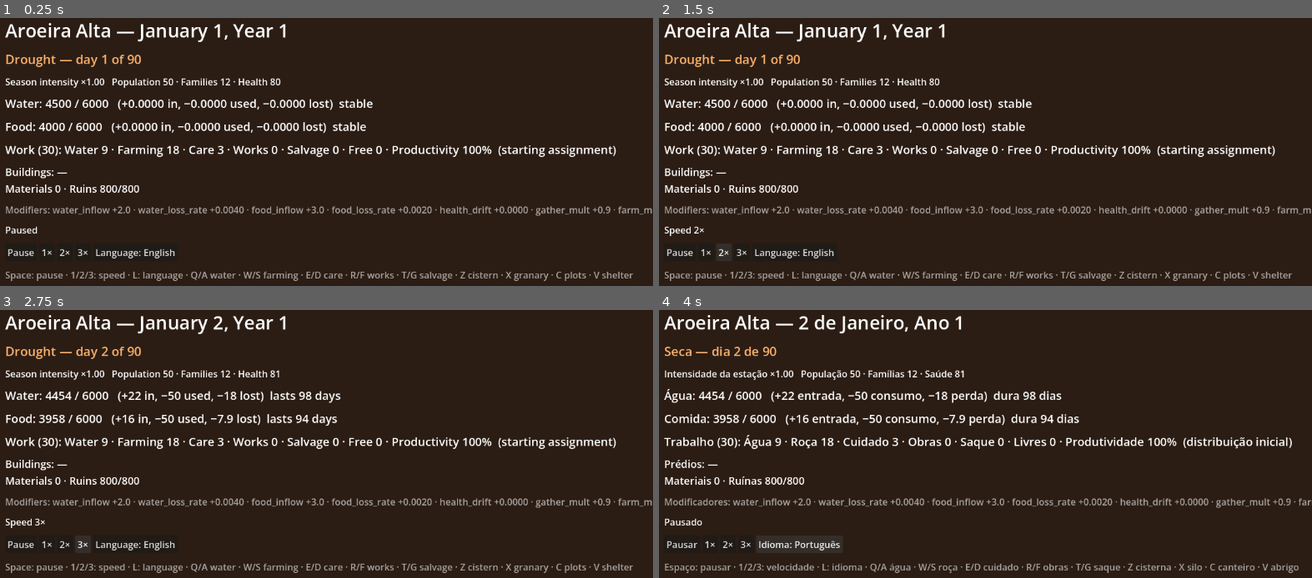
Above: before the commit, frames 1-4 (two rows, left to right).
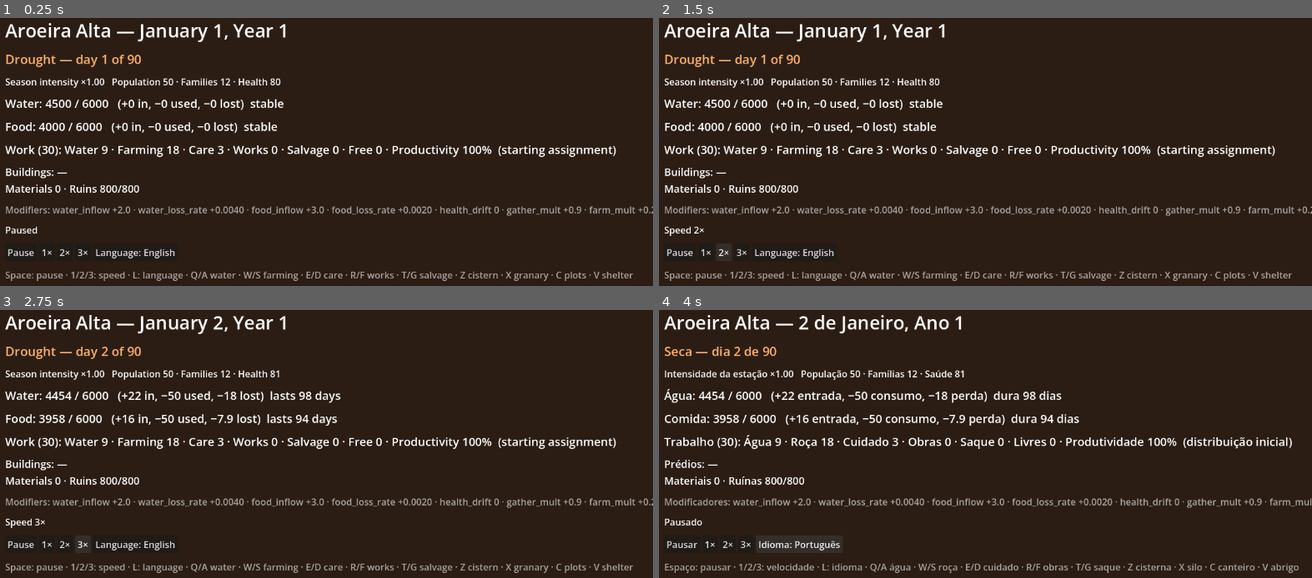
Above: after the commit, the same moments.

Repository: Alucardjrr/jogo-estacoes
Game: Godot game, scene res://scenes/debug/debug_hud.tscn
Two runs of this game, one before a commit and one after it. Both use one fixed random seed, a clock stepped at 60 frames per second and the inputs below.
Inputs:
- Up to frame 1 (0.25 s): no input
- Up to frame 2 (1.5 s): click "1×" at 0.5 s; click "2×" at 1.25 s
- Up to frame 3 (2.75 s): click "3×" at 2 s
- Up to frame 4 (4 s): click "Pause" at 2.75 s; click "Language: English" at 3.5 s

The runs differ from the first frame. In frame 1, 1.8% of the frame differs, in the area x 19-100%, y 30-74%; in frame 2, 1.8%; in frame 3, 0.4%; in frame 4, 0.4%.

Commit message:
fix: retorno da tela para obras, trabalho e recusas (teste do autor)
- Log: obra entrou na fila (posição), obra concluída, pedido recusado
  com motivo traduzido; obra pedida aparece antes do dia passar
- Obra esperando materiais explica o que fazer (pôr gente no Saque)
- Trabalho: com pedido acima dos trabalhadores mostra pedido→real e aviso;
  teclas +1 não travam mais
- Motivos de recusa viram códigos na simulação (texto no CSV, D-024)
- Zero como '0', sem '+-'; diário antes de 'Começou' no log

Co-Authored-By: Claude Opus 5.5 <noreply@anthropic.com>
Claude-Session: https://claude.ai/code/session_01SAYqEDdngbHsg9bvX27t7B

Diff:
--- a/data/text/ui.csv
+++ b/data/text/ui.csv
@@ -118,3 +118,17 @@
 DIARY_CHUVAS_CALM_1,As chuvas do Ano {year} vieram bravas e passaram sem perdas. Somos {population}.,The Year {year} rains came fierce and passed without loss. We are {population}.
 DIARY_CHUVAS_CALM_2,"Atravessamos as chuvas do Ano {year} sem perder ninguém. Chovia sobre a lama, e a gente sorria.","We crossed the Year {year} rains without losing anyone. It rained on the mud, and we smiled."
 REACT_DEATH_1,{name}: Cada um de nós carrega um pouco de quem se foi.,{name}: Each of us carries a little of the one we lost.
+HUD_LABOR_OVER,"Pedido {asked} para {workers} trabalhadores: todas as tarefas reduzidas na mesma proporção (pedido→real)","{asked} assigned for {workers} workers: every task scaled down equally (assigned→actual)"
+HUD_BUILD_REQUESTED,Pedido (entra na fila no próximo dia): {names},Requested (joins the queue next day): {names}
+HUD_HINT_SALVAGE,— ponha gente no Saque (T),— put people on Salvage (T)
+HUD_HINT_SALVAGING,— saque em andamento,— salvaging under way
+HUD_HINT_RUINS_EMPTY,— as ruínas se esgotaram,— the ruins are exhausted
+EVENT_BUILD_QUEUED,"{name} entrou na fila ({position}/{max})","{name} added to the queue ({position}/{max})"
+EVENT_BUILDING_COMPLETED,Obra concluída: {name},Construction finished: {name}
+EVENT_REJECTED,Pedido recusado:,Request refused:
+REJECT_UNKNOWN_TYPE,comando desconhecido,unknown command
+REJECT_INVALID_TASK,tarefa inválida,invalid task
+REJECT_NOT_INTEGER,o valor precisa ser inteiro,the value must be a whole number
+REJECT_NEGATIVE,o valor não pode ser negativo,the value cannot be negative
+REJECT_INVALID_BUILDING,prédio inválido,invalid building
+REJECT_QUEUE_FULL,a fila de obras está cheia,the building queue is full
--- a/scripts/sim/simulation.gd
+++ b/scripts/sim/simulation.gd
@@ -147,35 +147,42 @@
 		"build":
 			var id: Variant = command.get("building")
 			if not id is String or not buildings.is_buildable(id):
-				_reject(command, "prédio inválido")
+				_reject(command, "invalid_building")
 			elif not buildings.can_enqueue():
-				_reject(command, "fila de obras cheia")
+				_reject(command, "queue_full")
 			else:
 				buildings.enqueue(id)
-				_events.append({"type": "build_queued", "building": id})
+				_events.append({"type": "build_queued", "building": id,
+					"position": buildings.queue.size(), "max": int(data.section("buildings").max_queue)})
 		_:
-			_reject(command, "tipo desconhecido")
+			_reject(command, "unknown_type")
 
 
 func _apply_labor(command: Dictionary) -> void:
 	var task: Variant = command.get("task")
 	if not task is String or not DataRegistry.TASK_IDS.has(task):
-		_reject(command, "tarefa inválida")
+		_reject(command, "invalid_task")
 		return
 	var key := "value" if command.type == "set_labor" else "delta"
 	var raw: Variant = command.get(key)
 	# Inteiro de verdade: JSON/replay entregam float; 2.5, texto ou null são recusados.
 	if not (raw is int or (raw is float and raw == floorf(raw) and absf(raw) < 1e6)):
-		_reject(command, "%s precisa ser inteiro" % key)
+		_reject(command, "not_integer")
 		return
 	var n := int(raw)
 	var value: int = n if command.type == "set_labor" else labor.desired[task] + n
 	if value < 0:
-		_reject(command, "valor negativo")
+		_reject(command, "negative")
 		return
 	labor.set_desired(task, value)
 	_events.append({"type": "labor_changed", "task": task, "value": value})
 
 
+## Motivos são códigos (texto de jogador fica no CSV, D-024): a tela traduz
+## REJECT_<MOTIVO>. Lista completa em REJECT_REASONS.
+const REJECT_REASONS: PackedStringArray = ["unknown_type", "invalid_task", "not_integer",
+	"negative", "invalid_building", "queue_full"]
+
+
 func _reject(command: Dictionary, reason: String) -> void:
 	_events.append({"type": "command_rejected", "command": command.get("type"), "reason": reason})
--- a/scripts/ui/debug_hud.gd
+++ b/scripts/ui/debug_hud.gd
@@ -15,6 +15,8 @@
 var _labor_label := Label.new()
 ## Ajustes de mão de obra já enviados e ainda não aplicados (aplicam no próximo dia).
 var _pending := {}
+## Obras pedidas por tecla e ainda não processadas pelo próximo dia.
+var _pending_builds: Array[String] = []
 var _last_snapshot := {}
 const LABOR_KEYS := {KEY_Q: ["water", 1], KEY_A: ["water", -1], KEY_W: ["farm", 1],
 	KEY_S: ["farm", -1], KEY_E: ["care", 1], KEY_D: ["care", -1], KEY_R: ["build", 1],
@@ -107,7 +109,10 @@
 			if LABOR_KEYS.has(event.keycode):
 				_adjust_labor(LABOR_KEYS[event.keycode][0], LABOR_KEYS[event.keycode][1])
 			elif BUILD_KEYS.has(event.keycode):
+				_pending_builds.append(BUILD_KEYS[event.keycode])
 				Game.build(BUILD_KEYS[event.keycode])
+				if not _last_snapshot.is_empty():
+					_refresh(_last_snapshot)
 
 
 func _adjust_labor(task: String, delta: int) -> void:
@@ -117,12 +122,8 @@
 	var current: int = lab.desired[task] + _pending.get(task, 0)
 	if current + delta < 0:
 		return
-	if delta > 0:
-		var total := 0
-		for id in DataRegistry.TASK_IDS:
-			total += lab.desired[id] + _pending.get(id, 0)
-		if total >= lab.workers:
-			return  # sem trabalhadores livres
+	# Sem trava: se o pedido passar dos trabalhadores, a simulação reduz todos na
+	# mesma proporção e a tela mostra isso (antes a tecla travava sem explicar).
 	_pending[task] = _pending.get(task, 0) + delta
 	Game.adjust_labor(task, delta)
 	_refresh(_last_snapshot)
@@ -143,16 +144,32 @@
 	_render_log()
 
 
+const LOGGED := ["season_changed", "year_changed", "death", "family_left", "colony_empty",
+	"diary", "speech", "build_queued", "building_completed", "command_rejected"]
+
+
 func _on_day_passed(snapshot: Dictionary, events: Array[Dictionary]) -> void:
 	_pending.clear()  # já aplicados no início do tick
+	_pending_builds.clear()
 	_refresh(snapshot)
-	for e in events:
-		if e.type in ["season_changed", "year_changed", "death", "family_left", "colony_empty",
-				"diary", "speech"]:
+	for e in log_order(events):
+		if e.type in LOGGED:
 			_log_events.append(e)
 	while _log_events.size() > LOG_LINES:
 		_log_events.remove_at(0)
 	_render_log()
+
+
+## Ordem do log de um dia: o diário da estação que acabou vem antes de "Começou: …".
+static func log_order(events: Array[Dictionary]) -> Array[Dictionary]:
+	var out: Array[Dictionary] = []
+	for e in events:
+		if e.type == "diary":
+			out.append(e)
+	for e in events:
+		if e.type != "diary":
+			out.append(e)
+	return out
 
 
 func _on_speed_changed() -> void:
@@ -191,21 +208,37 @@
 			label.modulate = Color("ffb36b")
 		else:
 			label.modulate = Color.WHITE
-	var lab: Dictionary = s.labor
-	var shown := {}
-	for id in DataRegistry.TASK_IDS:
-		shown[id] = lab.desired[id] + _pending.get(id, 0)
-	_labor_label.text = tr("HUD_LABOR").format({"water": shown.water, "farm": shown.farm,
-		"care": shown.care, "build": shown.build, "salvage": shown.salvage,
-		"idle": roundi(lab.idle), "workers": lab.workers,
-		"productivity": roundi(lab.productivity * 100.0)})
-	if not lab.changed and _pending.is_empty():
-		_labor_label.text += "  " + tr("HUD_LABOR_INITIAL")
+	_labor_label.text = labor_text(s.labor, _pending)
 	_buildings_label.text = _buildings_text(s)
 	var mods: PackedStringArray = []
 	for m in s.modifiers:
-		mods.append("%s %s" % [m.key, ("×%.2f" % m.mul) if m.mul != 1.0 else "+" + _num(m.add)])
+		mods.append("%s %s" % [m.key, ("×%.2f" % m.mul) if m.mul != 1.0 else signed(m.add)])
 	_modifiers_label.text = tr("HUD_MODIFIERS") + " " + " · ".join(mods)
+
+
+## Linha de trabalho. Com pedido acima dos trabalhadores, cada tarefa mostra
+## "pedido→real" e um aviso; a conta do "real" é a mesma da simulação.
+func labor_text(lab: Dictionary, pending: Dictionary) -> String:
+	var shown := {}
+	var total := 0
+	for id in DataRegistry.TASK_IDS:
+		shown[id] = lab.desired[id] + pending.get(id, 0)
+		total += shown[id]
+	var workers: int = lab.workers
+	var over := total > workers
+	var scale := float(workers) / total if over else 1.0
+	var parts := {}
+	for id in DataRegistry.TASK_IDS:
+		parts[id] = ("%d→%d" % [shown[id], roundi(shown[id] * scale)]) if over else str(shown[id])
+	var idle := maxi(workers - total, 0)
+	var text := tr("HUD_LABOR").format({"water": parts.water, "farm": parts.farm,
+		"care": parts.care, "build": parts.build, "salvage": parts.salvage,
+		"idle": idle, "workers": workers, "productivity": roundi(lab.productivity * 100.0)})
+	if over:
+		text += "\n" + tr("HUD_LABOR_OVER").format({"asked": total, "workers": workers})
+	elif not lab.changed and pending.is_empty():
+		text += "  " + tr("HUD_LABOR_INITIAL")
+	return text
 
 
 func _buildings_text(s: Dictionary) -> String:
@@ -235,7 +268,23 @@
 		text += "  " + tr(key).format({"name": tr("BUILDING_" + job.type.to_upper()),
 			"progress": roundi(job.progress), "cost": roundi(job.cost_points),
 			"materials": roundi(job.cost_materials), "queued": b.queue.size()})
+		if not job.started:
+			text += " " + waiting_hint(b, s.labor)
+	if not _pending_builds.is_empty():
+		var names: PackedStringArray = []
+		for id in _pending_builds:
+			names.append(tr("BUILDING_" + id.to_upper()))
+		text += "\n" + tr("HUD_BUILD_REQUESTED").format({"names": ", ".join(names)})
 	return text
+
+
+## Por que a obra parada não anda e o que fazer.
+func waiting_hint(b: Dictionary, lab: Dictionary) -> String:
+	if b.ruins_remaining <= 0.0:
+		return tr("HUD_HINT_RUINS_EMPTY")
+	if lab.desired.salvage == 0:
+		return tr("HUD_HINT_SALVAGE")
+	return tr("HUD_HINT_SALVAGING")
 
 
 ## Dias até o estoque acabar com o saldo diário `net` (< 0). Arredonda para cima:
@@ -246,13 +295,22 @@
 	return ceili(stock / -net)
 
 
-## Número curto para a tela: inteiro se >= 10, 1 casa se >= 0,1, senão 4 casas (taxas).
-func _num(v: float) -> String:
+## Número curto para a tela: 0 como "0"; inteiro se >= 10; 1 casa se >= 0,1;
+## senão 4 casas (taxas pequenas).
+static func _num(v: float) -> String:
+	if absf(v) < 1e-9:
+		return "0"
 	if absf(v) >= 10.0:
 		return str(roundi(v))
 	if absf(v) >= 0.1:
 		return "%.1f" % v
 	return "%.4f" % v
+
+
+## "+2.0", "-0.5", "0" (sem "+-").
+static func signed(v: float) -> String:
+	var t := _num(v)
+	return t if t == "0" or v < 0.0 else "+" + t
 
 
 func _render_log() -> void:
@@ -272,6 +330,15 @@
 				lines.append(tr("EVENT_COLONY_EMPTY"))
 			"diary":
 				lines.append(tr("HUD_DIARY") + " " + tr(e.key).format(e.params))
+			"build_queued":
+				lines.append(tr("EVENT_BUILD_QUEUED").format({
+					"name": tr("BUILDING_" + String(e.building).to_upper()),
+					"position": e.position, "max": e.max}))
+			"building_completed":
+				lines.append(tr("EVENT_BUILDING_COMPLETED").format({
+					"name": tr("BUILDING_" + String(e.building).to_upper())}))
+			"command_rejected":
+				lines.append(tr("EVENT_REJECTED") + " " + tr("REJECT_" + String(e.reason).to_upper()))
 			"speech":
 				var params := {"name": tr(e.resident)}
 				if e.has("building"):
--- /dev/null
+++ b/test/unit/test_debug_hud.gd
@@ -0,0 +1,87 @@
+extends GutTest
+## Tela de debug: retorno de obras e recusas no log, linha de trabalho com pedido
+## acima dos trabalhadores, dica de materiais, formatação de números.
+
+const HudScene := preload("res://scenes/debug/debug_hud.tscn")
+const Hud := preload("res://scripts/ui/debug_hud.gd")
+
+var hud: Control
+
+
+func before_each() -> void:
+	hud = HudScene.instantiate()
+	add_child_autofree(hud)
+
+
+func _lab(desired: Dictionary, workers: int, changed: bool = true) -> Dictionary:
+	return {"desired": desired, "workers": workers, "productivity": 1.0, "changed": changed}
+
+
+func test_pedido_acima_dos_trabalhadores_mostra_real_e_aviso() -> void:
+	var text: String = hud.labor_text(_lab({"water": 3, "farm": 16, "care": 3, "build": 0,
+		"salvage": 0}, 11), {})
+	assert_true(text.contains("16→8"), text)  # 16 × 11/22
+	assert_true(text.contains(tr("HUD_LABOR_OVER").format({"asked": 22, "workers": 11})), text)
+
+
+func test_pedido_normal_sem_seta() -> void:
+	var text: String = hud.labor_text(_lab({"water": 9, "farm": 18, "care": 3, "build": 0,
+		"salvage": 0}, 30, false), {})
+	assert_false(text.contains("→"))
+	assert_true(text.contains(tr("HUD_LABOR_INITIAL")))
+
+
+func test_ajuste_pendente_entra_na_conta_e_nao_trava() -> void:
+	var lab := _lab({"water": 3, "farm": 16, "care": 3, "build": 0, "salvage": 0}, 12)
+	hud._last_snapshot = Game.sim.snapshot()
+	hud._last_snapshot.labor = lab
+	hud._adjust_labor("salvage", 1)
+	assert_eq(hud._pending.salvage, 1, "+1 aceito mesmo com pedido acima dos trabalhadores")
+	assert_true(hud.labor_text(lab, hud._pending).contains("1→"))
+	hud._pending.clear()
+	Game.sim.loop.take_commands()  # não deixar comando no autoload para outros testes
+
+
+func test_dica_de_materiais() -> void:
+	var lab := {"desired": {"salvage": 0}}
+	assert_eq(hud.waiting_hint({"ruins_remaining": 800.0}, lab), tr("HUD_HINT_SALVAGE"))
+	lab.desired.salvage = 3
+	assert_eq(hud.waiting_hint({"ruins_remaining": 800.0}, lab), tr("HUD_HINT_SALVAGING"))
+	assert_eq(hud.waiting_hint({"ruins_remaining": 0.0}, lab), tr("HUD_HINT_RUINS_EMPTY"))
+
+
+func test_log_mostra_fila_conclusao_e_recusa() -> void:
+	var events: Array[Dictionary] = [
+		{"type": "build_queued", "building": "cisterna", "position": 2, "max": 5},
+		{"type": "building_completed", "building": "silo"},
+		{"type": "command_rejected", "command": "build", "reason": "queue_full"}]
+	hud._on_day_passed(Game.sim.snapshot(), events)
+	var text: String = hud._log_label.text
+	assert_true(text.contains(tr("BUILDING_CISTERNA")) and text.contains("2/5"), text)
+	assert_true(text.contains(tr("REJECT_QUEUE_FULL")), text)
+	assert_false(text.contains("{") or text.contains("REJECT_") or text.contains("EVENT_"), text)
+
+
+func test_diario_antes_da_troca_de_estacao() -> void:
+	var events: Array[Dictionary] = [
+		{"type": "season_changed", "from": "seca", "to": "janela_1", "year": 1},
+		{"type": "diary", "key": "DIARY_SECA_CALM_1", "params": {}}]
+	var ordered := Hud.log_order(events)
+	assert_eq(ordered.map(func(e: Dictionary) -> String: return e.type), ["diary", "season_changed"])
+
+
+func test_formatacao_de_numeros() -> void:
+	assert_eq(Hud._num(0.0), "0")
+	assert_eq(Hud.signed(0.0), "0")
+	assert_eq(Hud.signed(-0.0), "0")
+	assert_eq(Hud.signed(2.0), "+2.0")
+	assert_eq(Hud.signed(-0.5), "-0.5")
+	assert_eq(Hud.signed(0.004), "+0.0040")
+
+
+func test_pedido_de_obra_aparece_antes_do_dia_passar() -> void:
+	hud._last_snapshot = Game.sim.snapshot()
+	hud._pending_builds.append("silo")
+	var text: String = hud._buildings_text(hud._last_snapshot)
+	assert_true(text.contains(tr("BUILDING_SILO")), text)
+	hud._pending_builds.clear()
--- a/test/unit/test_sim_buildings.gd
+++ b/test/unit/test_sim_buildings.gd
@@ -205,7 +205,7 @@
 	var rejected := sim.drain_events().filter(func(e: Dictionary) -> bool:
 		return e.type == "command_rejected")
 	assert_eq(rejected.size(), 1)
-	assert_eq(rejected[0].reason, "fila de obras cheia")
+	assert_eq(rejected[0].reason, "queue_full")
 
 
 func test_simulacao_com_predios_deterministica() -> void:
--- a/test/unit/test_traducoes.gd
+++ b/test/unit/test_traducoes.gd
@@ -86,6 +86,8 @@
 			var k := "REACT_%s_%d" % [line, i + 1]
 			assert_true(_rows.has(k), "falta " + k)
 	assert_true(_rows.has("SETTLEMENT_NAME"))
+	for r in Simulation.REJECT_REASONS:
+		assert_true(_rows.has("REJECT_" + r.to_upper()), "falta REJECT_" + r.to_upper())
 	for id in reg.section("buildings").types:
 		assert_true(_rows.has("BUILDING_" + id.to_upper()), "falta BUILDING_%s" % id.to_upper())
 
Not shown, added: test/unit/test_debug_hud.gd.uid
